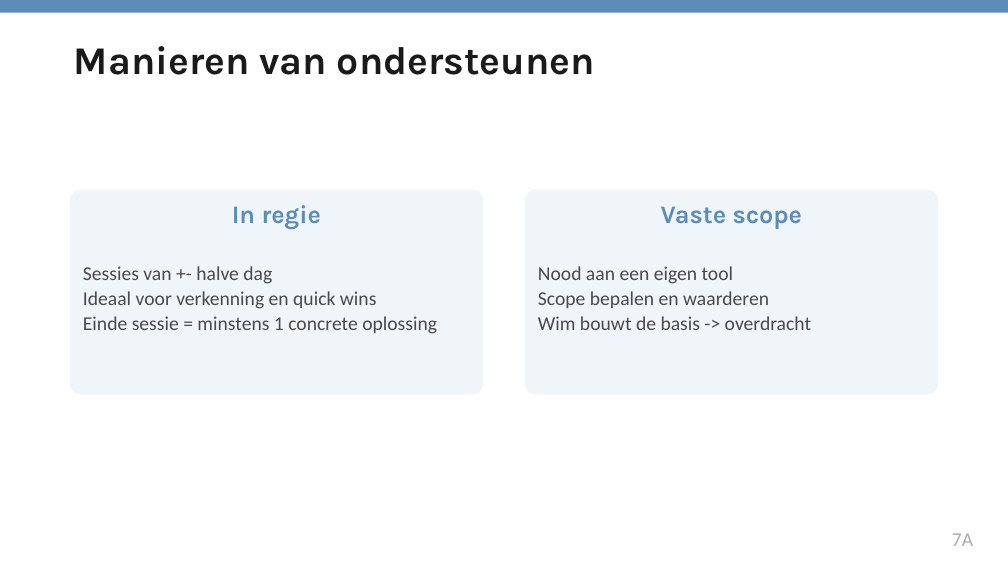
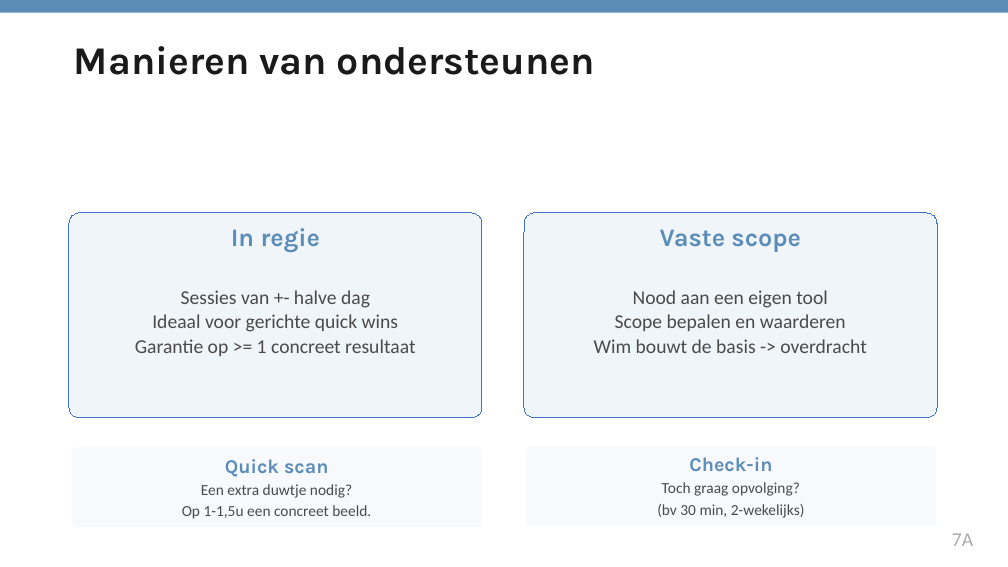
Before and after one commit to wimpierson/wim-claude-context, a slide deck: slide 18 of WWWim_Propositie.pptx (slide 16 before the commit). Drawn at 1008x567 pixels with LibreOffice and Linux fonts; fonts in the diff are those of the drawing. Boxes give left, top, right and bottom in pixels: in the first picture for what was removed or moved away, otherwise in the second. Text is boxed around its words. In the diff, an @@ line names an element or a change of style, - is before the commit and + after.

```diff
--- a/WWWim_Propositie.pptx
+++ b/WWWim_Propositie.pptx
@@ rounded rectangle: place and size @@
-rounded rectangle at [70, 190, 483, 394]
+rounded rectangle at [69, 213, 482, 417]
@@ rounded rectangle at [69, 213, 482, 417]: outline none to #4472C4 0.75 pt @@
@@ text "In regie": place and size @@
-text "In regie" at [83, 205, 437, 334]
+text "In regie" at [135, 228, 415, 356]
@@ rounded rectangle: place and size @@
-rounded rectangle at [525, 190, 938, 394]
+rounded rectangle at [524, 213, 937, 417]
@@ rounded rectangle at [524, 213, 937, 417]: outline none to #4472C4 0.75 pt @@
@@ text "Vaste scope": place and size @@
-text "Vaste scope" at [538, 206, 811, 330]
+text "Vaste scope" at [594, 229, 866, 353]
@@ text at [181, 290, 370, 308]: alignment left to centre @@
@@ text at [594, 290, 866, 353]: alignment left to centre @@
@@ text at [135, 314, 415, 356]: text changed @@
-Ideaal voor verkenning en quick wins
-Einde sessie = minstens 1 concrete oplossing
+Ideaal voor gerichte quick wins
+Garantie op >= 1 concreet resultaat
@@ rounded rectangle added at [72, 448, 482, 527], fill #F0F5FA at 50% opacity, 11 pt, text #4A4A4A @@
+Quick scan
+Een extra duwtje nodig?
+Op 1-1,5u een concreet beeld.
@@ rounded rectangle added at [526, 447, 936, 526], fill #F0F5FA at 50% opacity, 11 pt, text #4A4A4A @@
+Check-in
+Toch graag opvolging?
+(bv 30 min, 2-wekelijks)
```
Also in this commit, not shown: 2 other slides changed, 2 slides added.
